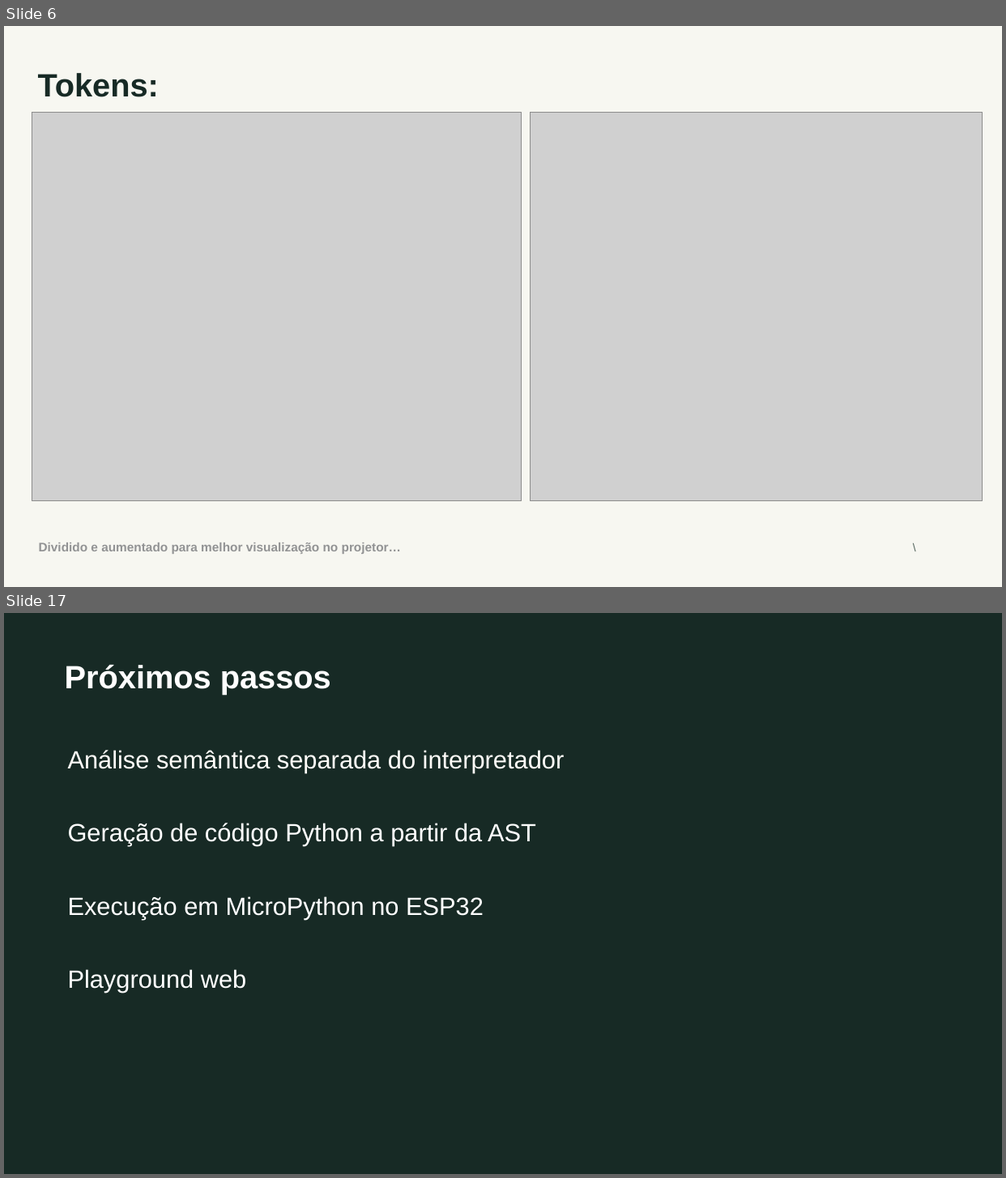
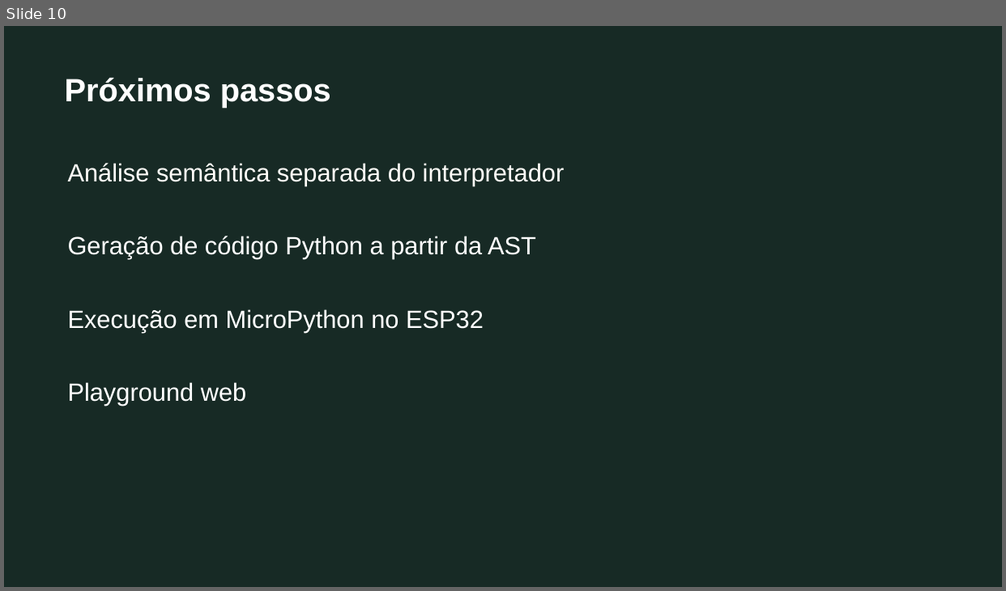
Before and after one commit to fernandomcrsilva/grove-language, a slide deck: docs/grove-compiladores.pptx. Shown one above the other, each under a label of ours: slides 6 and 17 before the commit, slide 10 after it; the slides between them are not shown. The pictures are 1006x1178 and 1006x591 pixels, drawn with LibreOffice and Linux fonts; fonts in the diff are those of the drawing; grey boxes stand for pictures. Boxes give left, top, right and bottom in pixels: in the first picture for what was removed or moved away, otherwise in the second. Text is boxed around its words. In the diff, an @@ line names an element or a change of style, - is before the commit and + after.

```diff
--- a/docs/grove-compiladores.pptx
+++ b/docs/grove-compiladores.pptx
@@ slide 6 removed at box(4, 26, 1002, 587), background #F7F7F1 @@
@@ text removed at box(38, 73, 159, 97) @@
-Tokens:
@@ picture removed at box(32, 112, 522, 501) @@
@@ picture removed at box(530, 112, 982, 501) @@
@@ text removed at box(39, 543, 401, 554) @@
-Dividido e aumentado para melhor visualização no projetor…
@@ text removed at box(909, 536, 948, 556) @@
-\
@@ what was slide 17 is now slide 10 @@
```
Also in this commit, not shown: 1 slide changed, 6 slides added, 12 other slides removed.
